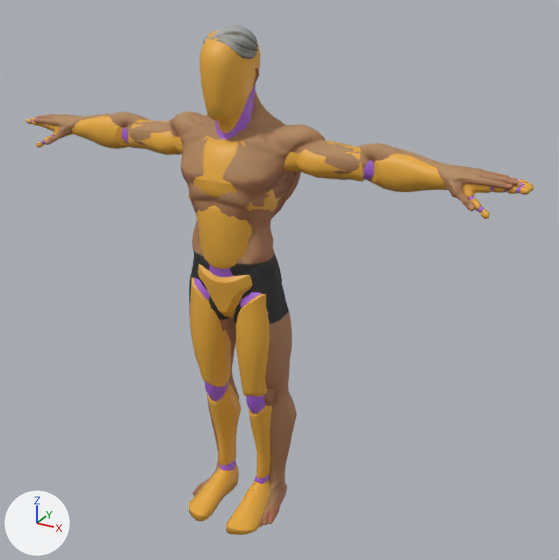
Renders of the glTF model src/assets/people.glb from each side of a commit.
Both versions are drawn from a 50 mm camera at (1.36, -2.15, 2.08) aimed at (0.14, 0.08, 0.97). The axes (+X, +Y, +Z) are drawn at lower left. The lights are the same throughout. The older version comes first. Where no turn or scale is listed for an object, it has been applied to the vertices.

In view in the first picture: 'Hair_SimpleParted.001', 'Mannequin', 'SuperHero_Male'.
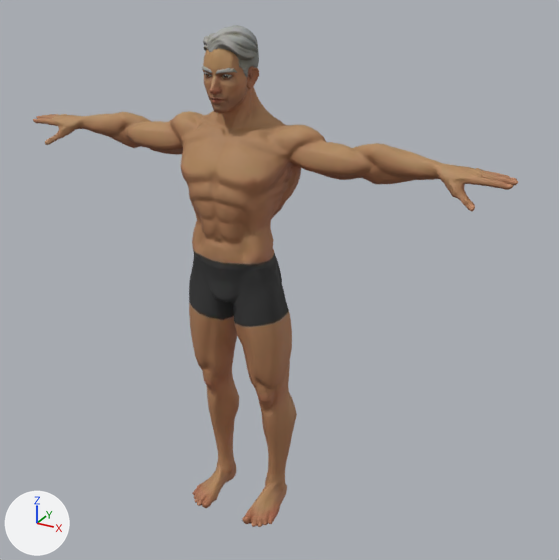
Boxes (x1, y1, x2, y2) around the edits, measured in the pictures (559 x 560 px):
'Mannequin', no longer drawn: before (26, 30, 534, 535)
    faces in mat_m_main (orange #e7aa3a): (26, 30, 534, 535)
    faces in mat_m_joints (purple #aa66db): (31, 83, 524, 484)

Patch to the scene script:
```diff
--- a/src/assets/people.glb.py
+++ b/src/assets/people.glb.py
@@ ob_mannequin @@
-ob_mannequin = bpy.data.objects.new('Mannequin', me_mannequin)
+ob_mannequin = bpy.data.objects.new('Mannequin', None)
 ob_mannequin.location = (0.0, 0.0, 0.0)
```
